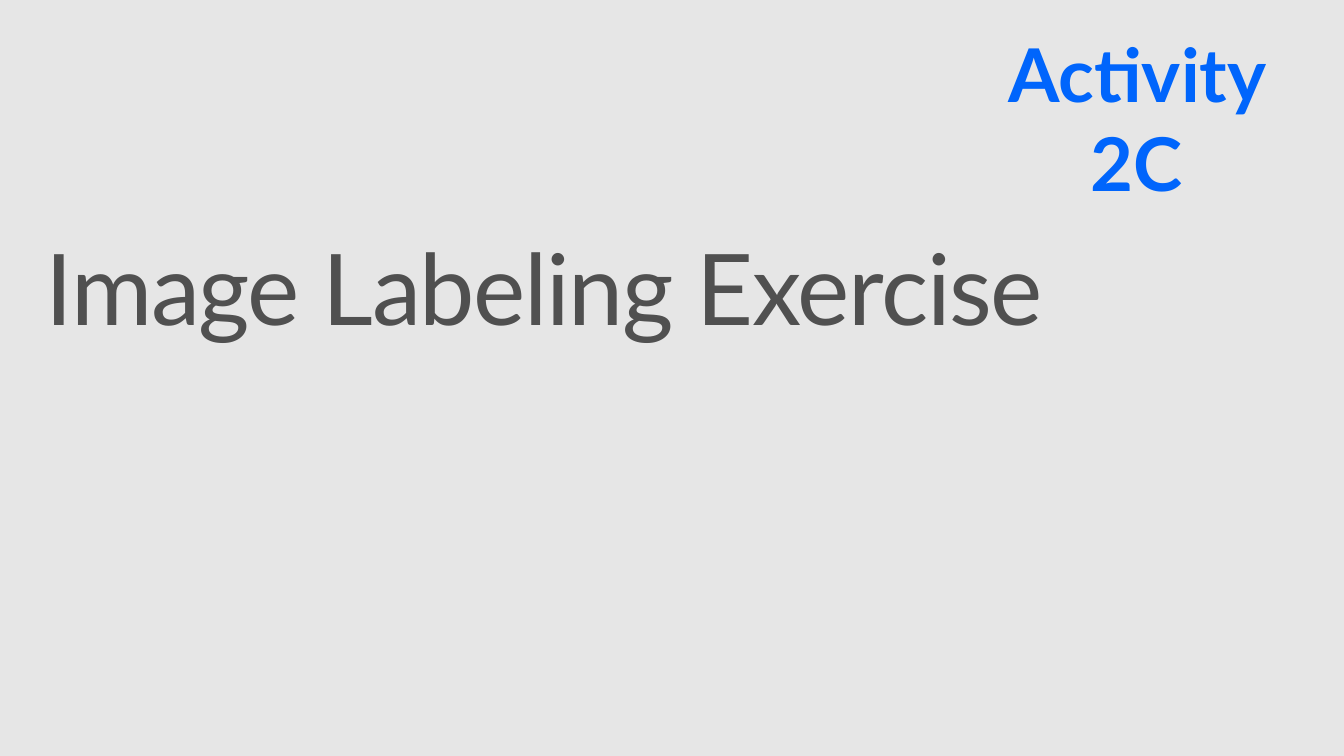
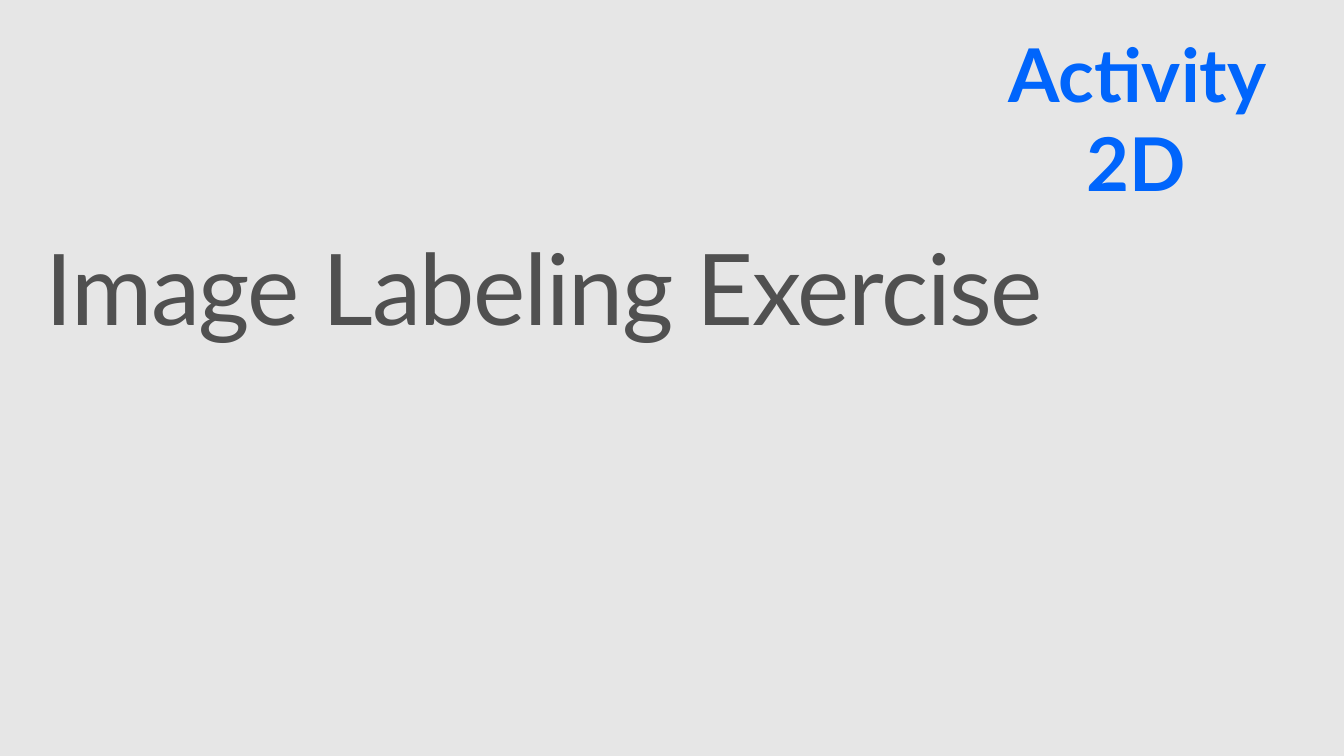
Before and after one commit to Azure/Strata2018, a slide deck: slide 25 of active_learning_workshop.pptx (slide 28 before the commit). Drawn at 1344x756 pixels with LibreOffice and Linux fonts; fonts in the diff are those of the drawing; background and template pictures are left out. Boxes give left, top, right and bottom in pixels: in the first picture for what was removed or moved away, otherwise in the second. Text is boxed around its words. In the diff, an @@ line names an element or a change of style, - is before the commit and + after.

```diff
--- a/active_learning_workshop.pptx
+++ b/active_learning_workshop.pptx
@@ text at <box>1008,47,1266,191</box>: text changed @@
-Activity 2C
+Activity 2D
```
Also in this commit, not shown: 6 other slides changed, 2 slides added, 6 slides removed.
